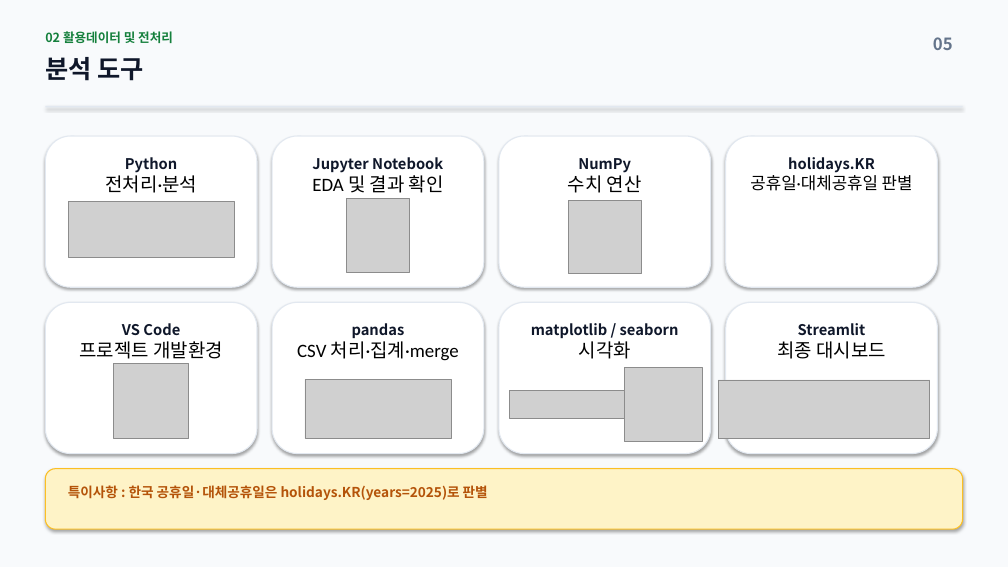
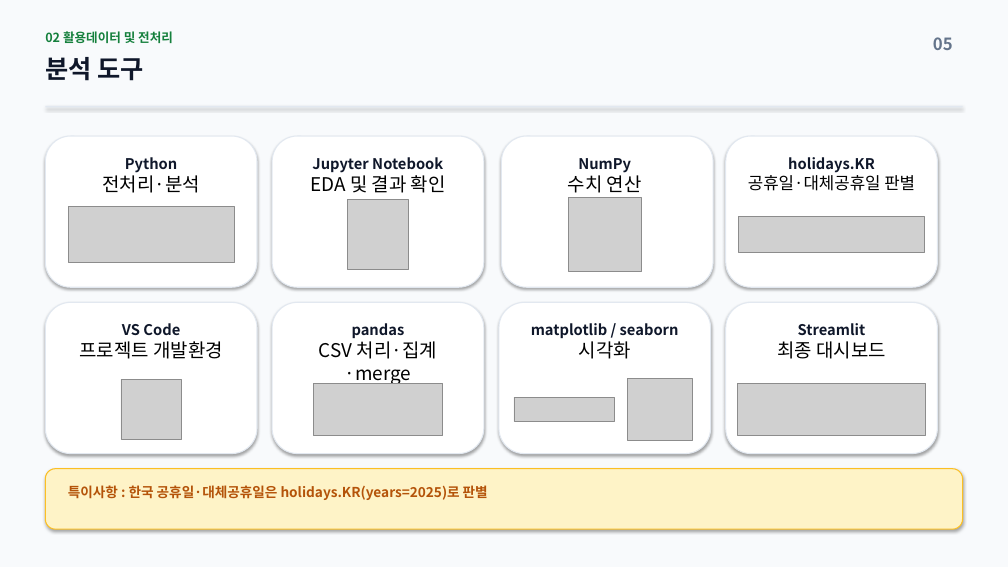
Before and after one commit to tykwon-git/tyk_python_project, a slide deck: slide 5 of 기온에_따른_서울시_따릉이_지하철_분석.pptx. Drawn at 1008x567 pixels with LibreOffice and Linux fonts; fonts in the diff are those of the drawing; grey boxes stand for pictures. Boxes give left, top, right and bottom in pixels: in the first picture for what was removed or moved away, otherwise in the second. Text is boxed around its words. In the diff, an @@ line names an element or a change of style, - is before the commit and + after.

Commit message:
ppt Final version

```diff
--- a/기온에_따른_서울시_따릉이_지하철_분석.pptx
+++ b/기온에_따른_서울시_따릉이_지하철_분석.pptx
@@ text "Python 전처리·분석" at <box>102,157,200,193</box>: font Calibri to Noto Sans CJK KR in "전처리·분석" @@
@@ text "Jupyter Notebook EDA 및 결과 ..." at <box>310,157,446,193</box>: font Calibri to Noto Sans CJK KR in "EDA 및 결과 확인" @@
@@ text "NumPy 수치 연산" at <box>568,158,642,193</box>: font Calibri to Noto Sans CJK KR in "수치 연산" @@
@@ text "holidays.KR 공휴일·대체공휴일 판별" at <box>748,157,915,191</box>: font Calibri to Noto Sans CJK KR in "공휴일·대체공휴일 판별" @@
@@ picture: place and size @@
-picture at <box>68,202,234,258</box>
+picture at <box>68,206,234,262</box>
@@ picture added at <box>739,217,924,253</box> @@
@@ text "VS Code 프로젝트 개발환경" at <box>79,323,223,359</box>: font Calibri to Noto Sans CJK KR in "프로젝트 개발환경" @@
@@ text "pandas CSV 처리·집계·merge" at <box>319,323,437,386</box>: font Calibri to Noto Sans CJK KR in "CSV 처리·집계·merge" @@
@@ text "matplotlib / seaborn 시각화" at <box>531,323,679,359</box>: font Calibri to Noto Sans CJK KR in "시각화" @@
@@ text "Streamlit 최종 대시보드" at <box>777,323,886,359</box>: font Calibri to Noto Sans CJK KR in "최종 대시보드" @@
@@ picture: place and size @@
-picture at <box>113,363,189,439</box>
+picture at <box>121,379,181,439</box>
@@ picture: place and size @@
-picture at <box>305,380,451,439</box>
+picture at <box>313,383,443,436</box>
@@ picture: place and size @@
-picture at <box>625,368,702,442</box>
+picture at <box>628,379,693,441</box>
@@ picture: place and size @@
-picture at <box>718,380,930,439</box>
+picture at <box>738,383,926,436</box>
@@ picture: place and size @@
-picture at <box>510,391,628,420</box>
+picture at <box>514,397,615,421</box>
```
Also in this commit, not shown: 15 other slides changed, 1 other file.
